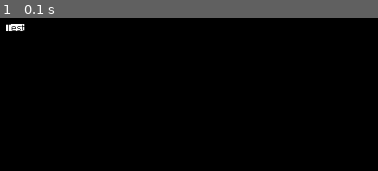
Above: before the commit, frame 1.
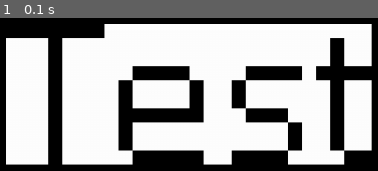
Above: after the commit, the same moment.

Repository: MaundyMoo/Coursework
Game: pygame game, started from Main.py
Same seed, same stepped clock (60 frames per second), same inputs: the game is played once before the commit and once after it.
Inputs:
- Up to frame 1 (0.1 s): no input

The runs differ from the first frame. In frame 1, 69% of the frame differs, in the area x 1-99%, y 3-97%.

Commit message:
Changed image size

Diff:
--- a/Scenes.py
+++ b/Scenes.py
@@ -18,7 +18,6 @@
     def __init__(self, WIDTH: int, HEIGHT: int):
         super().__init__(WIDTH, HEIGHT)
         self.test = Image.ReadImage('res/test.png')
-        print(type(self.test))
     def ProcessInputs(self, events, pressedKeys):
         for event in events:
             if event.type == pygame.KEYDOWN:
Binary file changed: res/test.png
